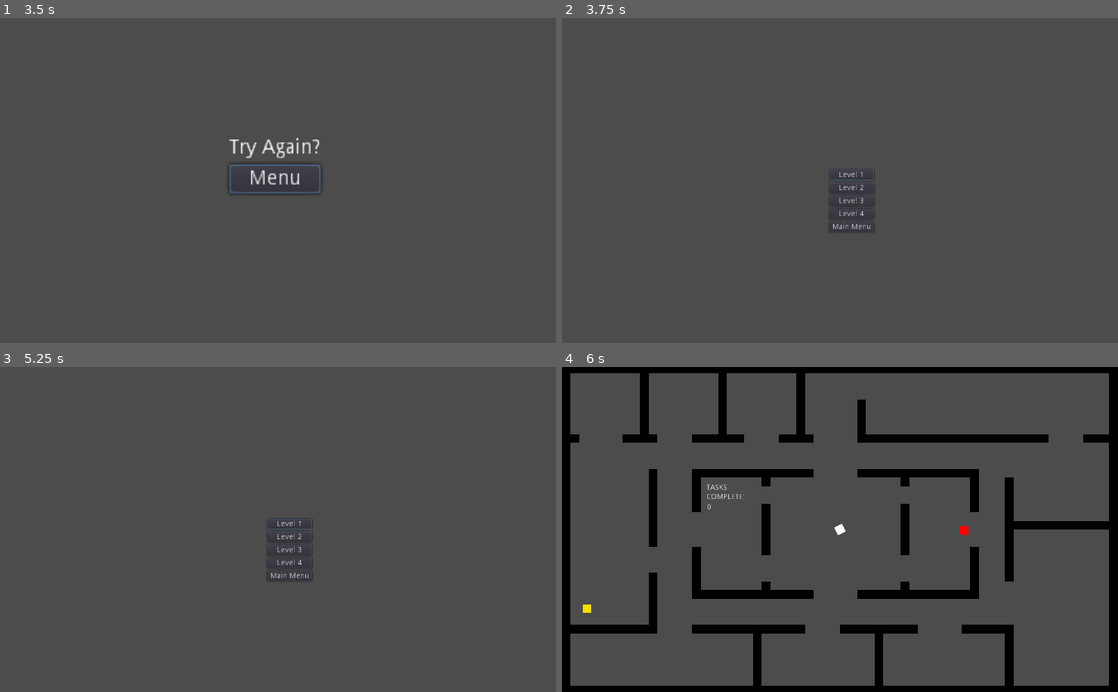
Above: before the commit, frames 1-4 (two rows, left to right).
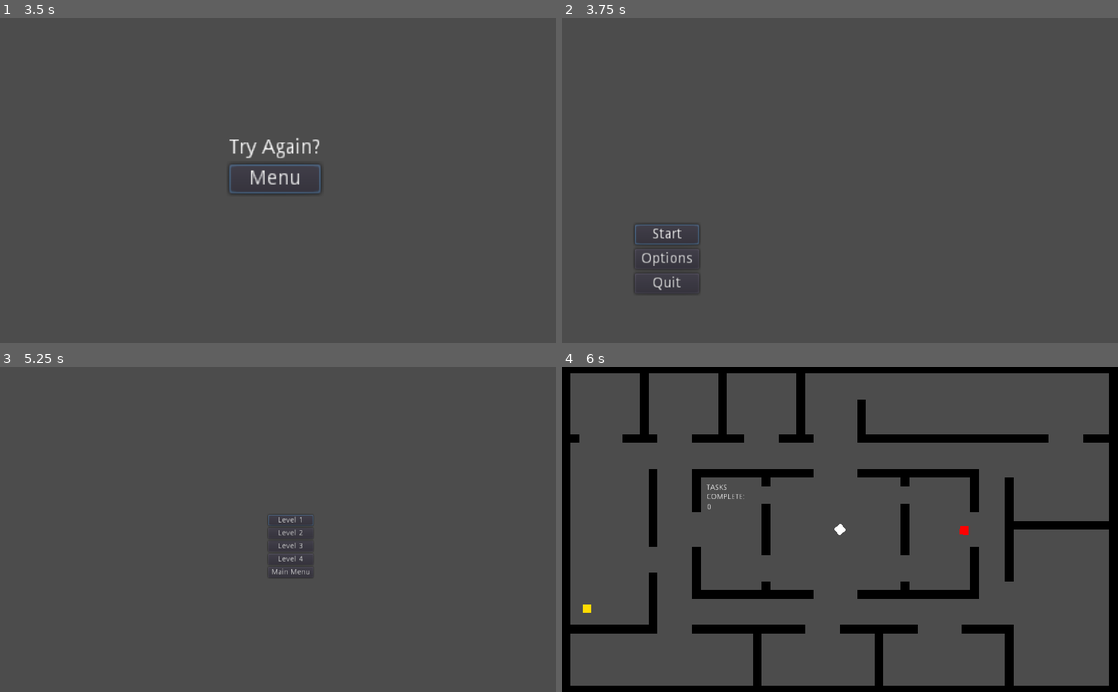
Above: after the commit, the same moments.

Repository: Cory47/WorkplaceHellGame
Game: Godot game, scene res://Scenes/levels/level1.tscn
Same seed, same stepped clock (60 frames per second), same inputs: the game is played once before the commit and once after it.
Inputs (mouse positions are in pixels of both pictures, inside the frame that each line leads up to):
- Up to frame 1 (3.5 s): move the mouse to (400, 164) at 0.52 s; hold D (right) 0.53-1.28 s; click (400, 164) at 0.6 s; move the mouse to (166, 196) at 1.27 s; hold S (down) 1.28-2.03 s; click (166, 196) at 1.35 s; move the mouse to (333, 109) at 2.02 s; hold D (right) 2.03-2.78 s; click (333, 109) at 2.1 s; tap Enter at 2.75 s; move the mouse to (250, 245) at 2.77 s; hold W (up) from 2.78 s (still down); click (250, 245) at 2.85 s
- Up to frame 2 (3.75 s): release W (up) at 3.5 s; click "Menu" at 3.5 s
- Up to frame 3 (5.25 s): click (289, 575) at 4.25 s, where only the run before the commit has a clickable "Main Menu"; click "Start" at 5 s
- Up to frame 4 (6 s): click "Level 1" at 5.75 s

Frame 1 is identical in both runs. In frame 2, 0.7% of the frame differs, in the area x 13-57%, y 46-85%; in frame 3, 0.4%; in frame 4, less than 0.1%.

Commit message:
removed loop from win audio

Diff:
--- a/Workplace_Hell_demo3_GUI1.0/Workplace_Hell/Scripts/MainMenu.gd
+++ b/Workplace_Hell_demo3_GUI1.0/Workplace_Hell/Scripts/MainMenu.gd
@@ -11,7 +11,9 @@
 	$"Menu Group/StartButton".grab_focus()
 
 func _on_Start_Button_pressed():
-	get_tree().change_scene("res://Scenes/LevelSelect.tscn")
+	$LevelSelect.visible = true;
+	$"Menu Group".visible = false;
+	$"LevelSelect/LevelSelectContainer/Level1Button".grab_focus()
 
 
 func _on_Options_Button_pressed():
--- a/Workplace_Hell_demo3_GUI1.0/Workplace_Hell/Scripts/WinMenu.gd
+++ b/Workplace_Hell_demo3_GUI1.0/Workplace_Hell/Scripts/WinMenu.gd
@@ -17,7 +17,7 @@
 
 
 func _on_MenuButton_pressed():
-	get_tree().change_scene("res://Scenes/LevelSelect.tscn")
+	get_tree().change_scene("res://Scenes/MainMenu.tscn")
 
 
 func _on_RetryButton_pressed():
Not shown, changed: Workplace_Hell_demo3_GUI1.0/Workplace_Hell/Music/happy-excited-logo-67-by-taigasoundprod-from-filmmusic-io.mp3.import
